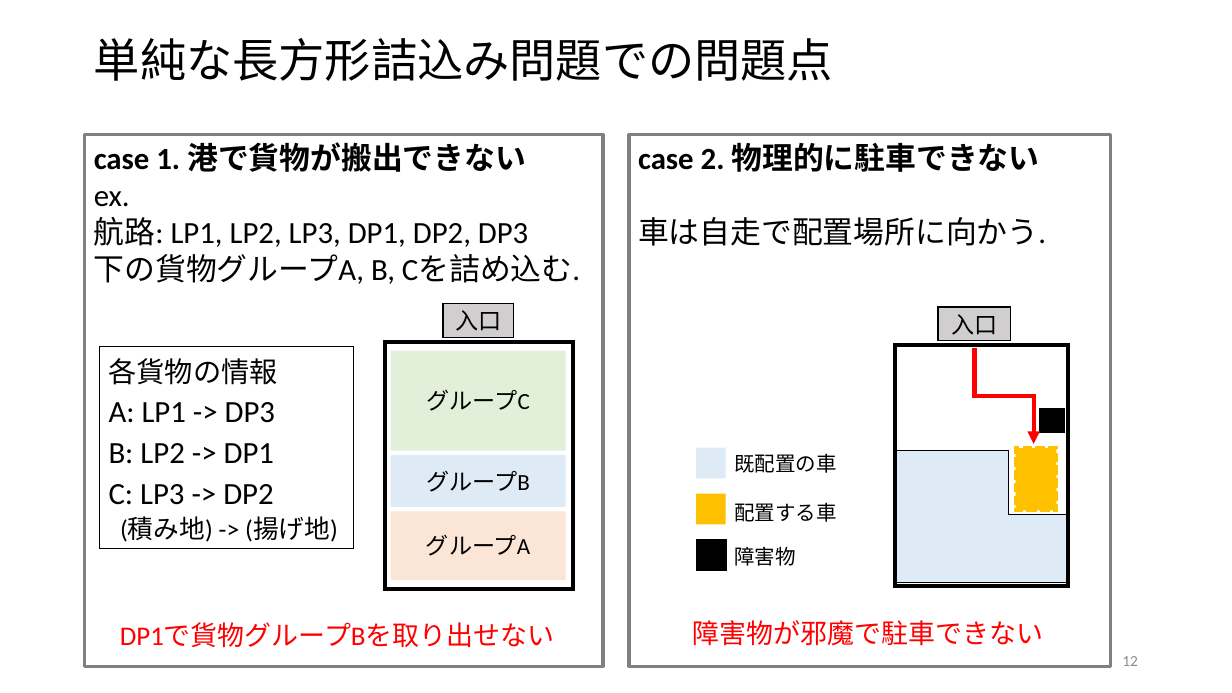
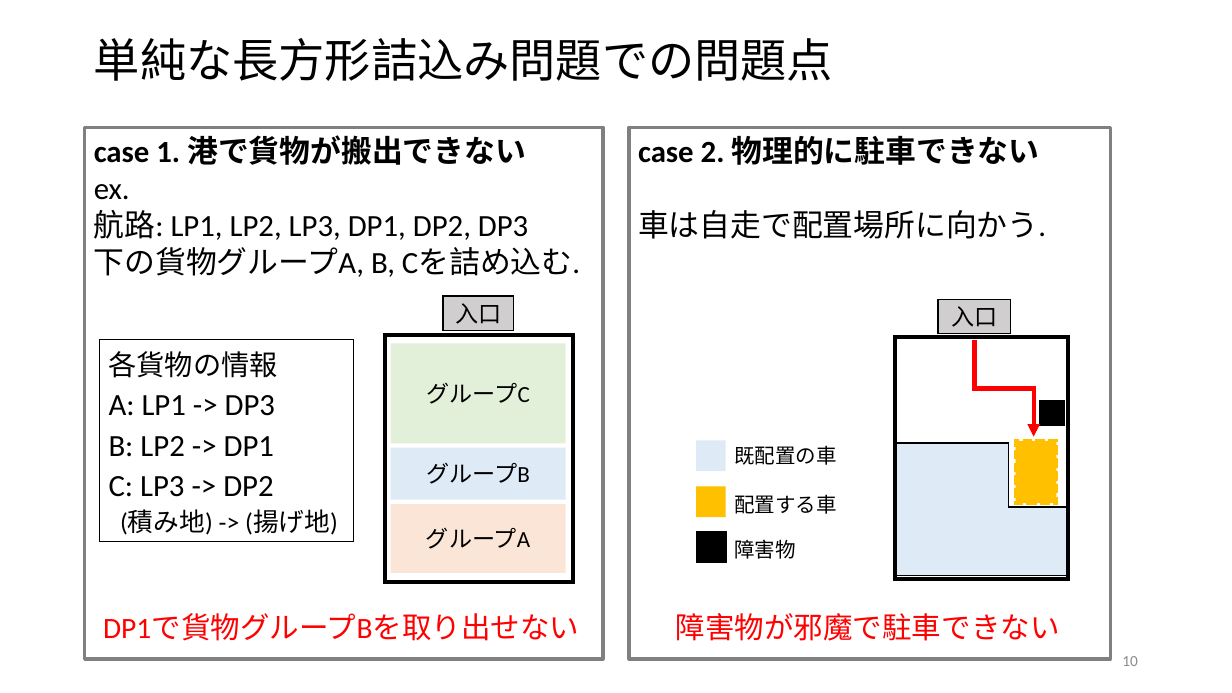
Before and after one commit to r-kurosu/kline, a slide deck: slide 10 of 卒論発表用スライド.pptx (slide 12 before the commit). Drawn at 1232x693 pixels with LibreOffice and Linux fonts; fonts in the diff are those of the drawing. Boxes give left, top, right and bottom in pixels: in the first picture for what was removed or moved away, otherwise in the second. Text is boxed around its words. In the diff, an @@ line names an element or a change of style, - is before the commit and + after.

```diff
--- a/卒論発表用スライド.pptx
+++ b/卒論発表用スライド.pptx
@@ 8 rectangles, 2 texts, 1 corner: place and size @@
-8 rectangles, 2 texts, 1 corner at bbox=[85, 134, 1111, 666]
+8 rectangles, 2 texts, 1 corner at bbox=[85, 128, 1111, 660]
@@ 7 rectangles, 1 text, 1 elbow arrow: place and size @@
-7 rectangles, 1 text, 1 elbow arrow at bbox=[100, 307, 1068, 586]
+7 rectangles, 1 text, 1 elbow arrow at bbox=[100, 299, 1068, 579]
@@ text "DP1で貨物グループBを取り出せない" at bbox=[103, 613, 579, 641]: size 21 to 23 pt @@
@@ text "DP1で貨物グループBを取り出せない": place and size @@
-text "DP1で貨物グループBを取り出せない" at bbox=[120, 623, 555, 647]
+text "DP1で貨物グループBを取り出せない" at bbox=[103, 613, 579, 641]
@@ text "障害物が邪魔で駐車できない": place and size @@
-text "障害物が邪魔で駐車できない" at bbox=[693, 620, 1043, 646]
+text "障害物が邪魔で駐車できない" at bbox=[676, 613, 1060, 641]
@@ text "障害物が邪魔で駐車できない" at bbox=[676, 613, 1060, 641]: size 21 to 23 pt @@
@@ page number at bbox=[1122, 656, 1138, 666]: text changed @@
-12
+10
```
Also in this commit, not shown: 7 other slides changed, 3 slides removed, 6 other files.
